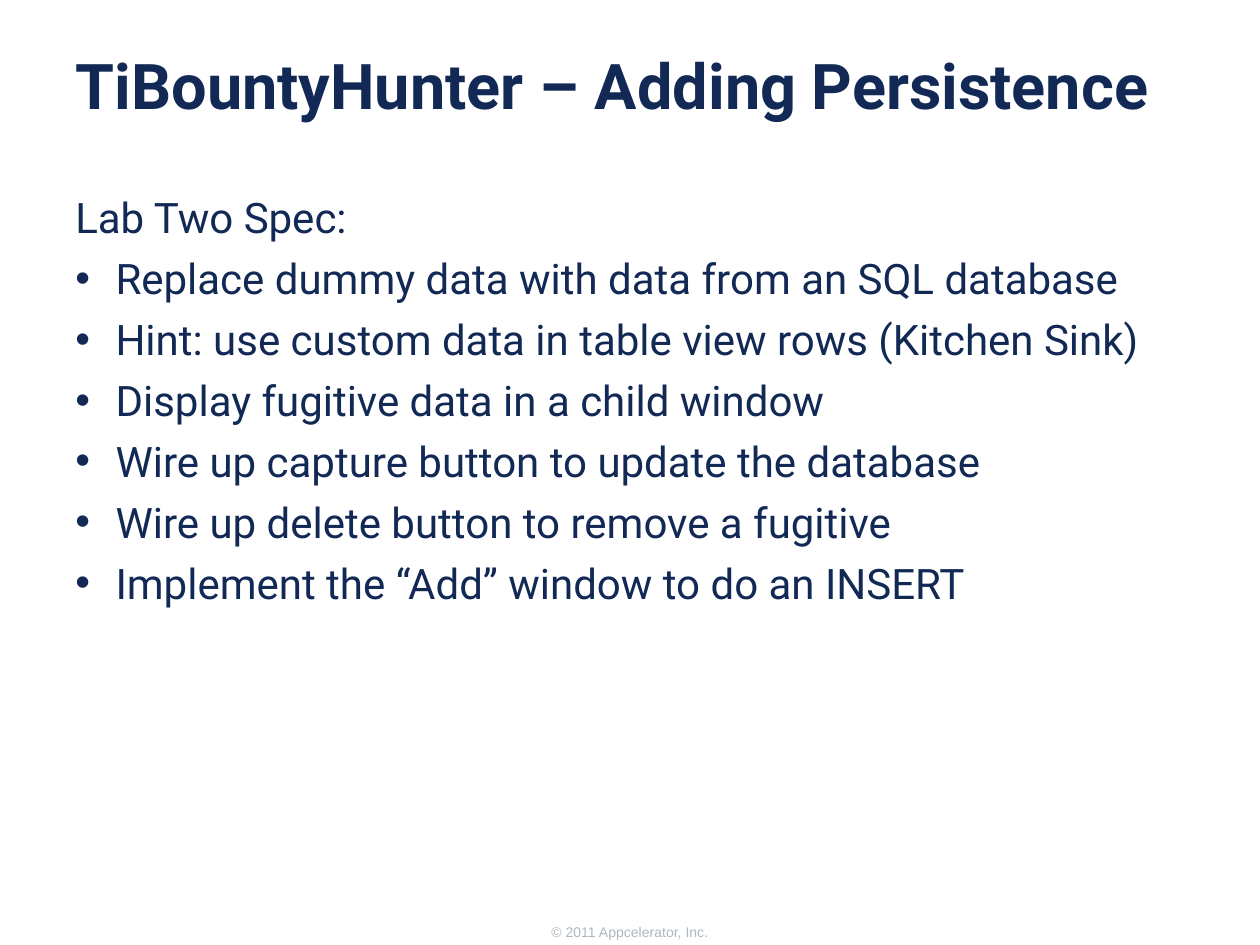
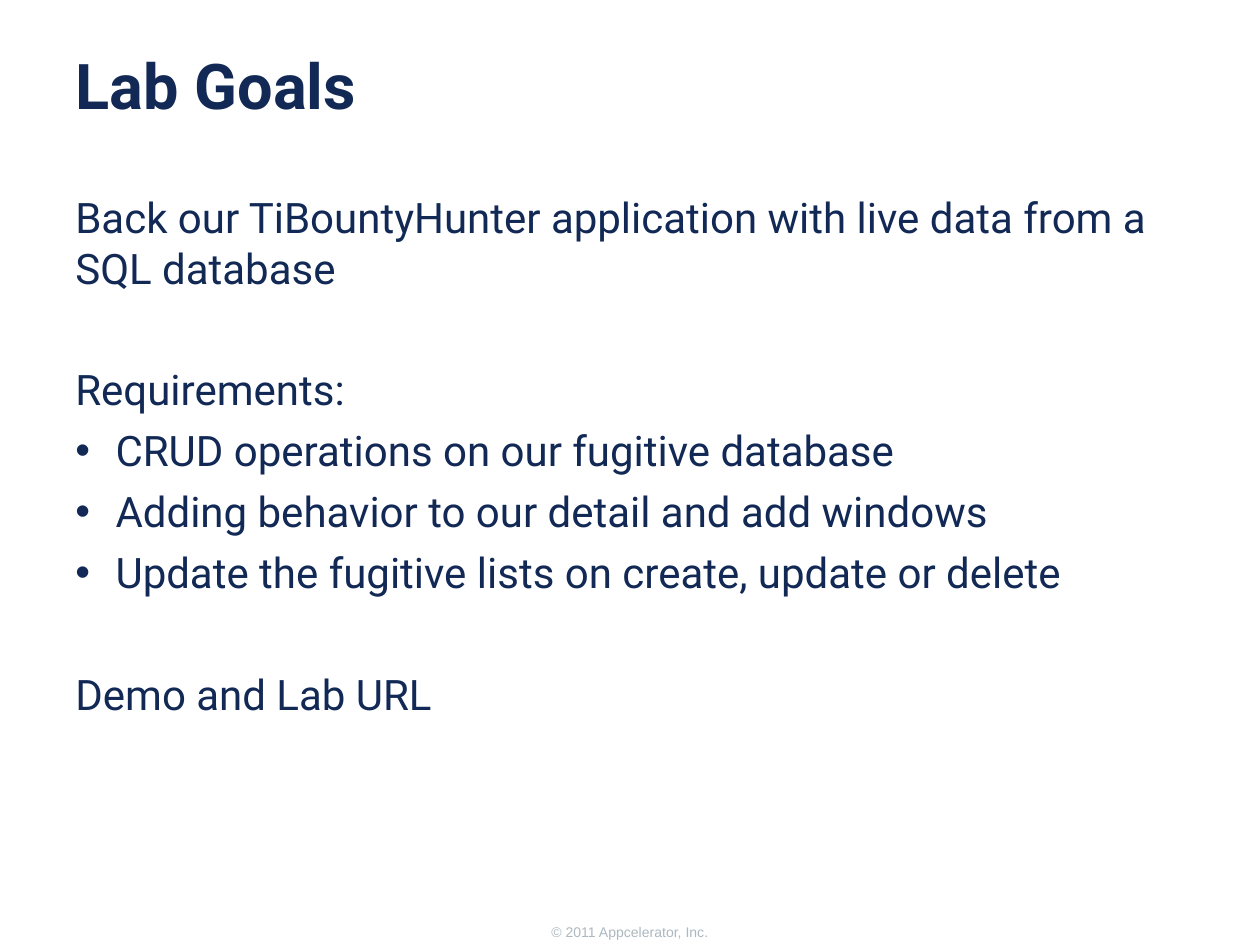
Before and after one commit to appcelerator-training-archive/tcad_certification, a slide deck: slide 11 of 250/250.ppt (slide 7 before the commit). Drawn at 1260x945 pixels with LibreOffice and Linux fonts; fonts in the diff are those of the drawing; background and template pictures are left out. Boxes give left, top, right and bottom in pixels: in the first picture for what was removed or moved away, otherwise in the second. Text is boxed around its words. In the diff, an @@ line names an element or a change of style, - is before the commit and + after.

Commit message:
slide edits

```diff
--- a/250/250.ppt
+++ b/250/250.ppt
@@ title at box(76, 61, 356, 110): text changed @@
-TiBountyHunter – Adding Persistence
+Lab Goals
@@ text at box(75, 201, 1146, 711): text changed @@
-Lab Two Spec:
-• Replace dummy data with data from an SQL database
-• Hint: use custom data in table view rows (Kitchen Sink)
-• Display fugitive data in a child window
-• Wire up capture button to update the database
-• Wire up delete button to remove a fugitive
-• Implement the “Add” window to do an INSERT
+Back our TiBountyHunter application with live data from a SQL database
+Requirements:
+• CRUD operations on our fugitive database
+• Adding behavior to our detail and add windows
+• Update the fugitive lists on create, update or delete
+Demo and Lab URL
```
Also in this commit, not shown: 4 other slides changed, 5 slides added, 2 slides removed, 16 other files.
